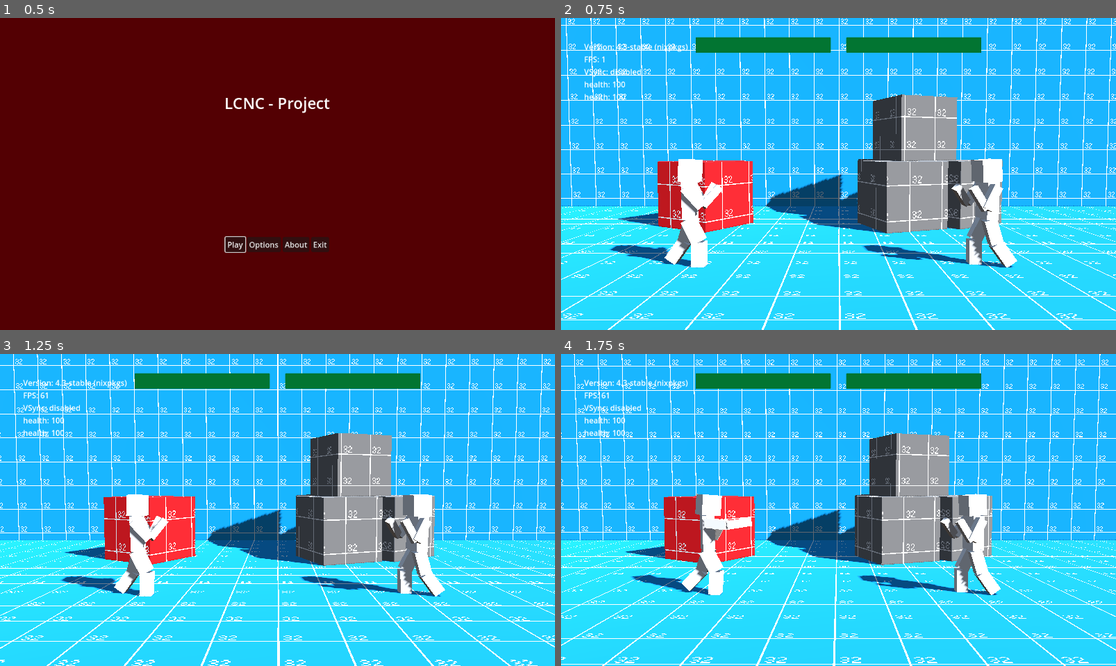
Above: before the commit, frames 1-4 (two rows, left to right).
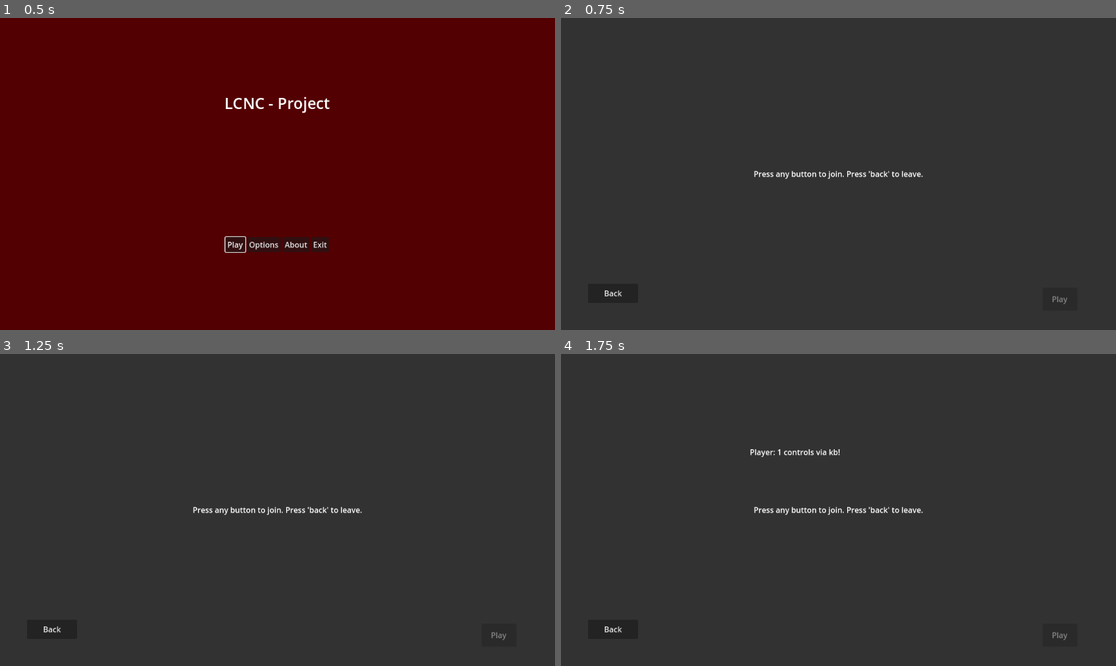
Above: after the commit, the same moments.

Repository: miklaskarjalainen/KioskKnockout
Game: Godot game, scene res://src/scenes/UI.tscn
Two runs of this game, one before a commit and one after it. Both use one fixed random seed, a clock stepped at 60 frames per second and the inputs below.
Inputs (mouse positions are in pixels of both pictures, inside the frame that each line leads up to):
- Up to frame 1 (0.5 s): no input
- Up to frame 2 (0.75 s): click "Play" at 0.5 s
- Up to frame 3 (1.25 s): no input
- Up to frame 4 (1.75 s): tap Enter at 1.25 s; move the mouse to (960, 494) at 1.27 s; hold D (kb_right) from 1.28 s (still down); tap K (kb_normal_action) at 1.35 s; click (960, 494) at 1.42 s; tap Space (kb_jump) at 1.52, 1.55 s

Frame 1 is identical in both runs. In frame 2, 97% of the frame differs, in the area x 0-100%, y 0-100%; in frame 3, 98%; in frame 4, 98%.

Commit message:
Controller selection screen. Allow players to choose their controllers.

Diff:
--- a/src/actors/player.gd
+++ b/src/actors/player.gd
@@ -10,12 +10,12 @@
 @export var PlayerIndex := 0 # 0 is first player, 1 is second player
 @export var Opponent: Player = null
 
-@export var InputLeft := "kb_left"
-@export var InputRight := "kb_right"
-@export var InputDown := "kb_down"
-@export var InputUp := "kb_up"
-@export var InputJump := "kb_jump"
-@export var InputNormal := "kb_normal_action"
+@onready var InputLeft := "%s_left" % Global.players_controller_prefix[PlayerIndex]
+@onready var InputRight := "%s_right" % Global.players_controller_prefix[PlayerIndex]
+@onready var InputDown := "%s_down" % Global.players_controller_prefix[PlayerIndex]
+@onready var InputUp := "%s_up" % Global.players_controller_prefix[PlayerIndex]
+@onready var InputJump := "%s_jump" % Global.players_controller_prefix[PlayerIndex]
+@onready var InputNormal := "%s_normal_action" % Global.players_controller_prefix[PlayerIndex]
 
 func _ready():
 	assert(Opponent, "Opponent not assigned")
--- a/src/scenes/Arena1.tscn
+++ b/src/scenes/Arena1.tscn
@@ -85,12 +85,6 @@
 transform = Transform3D(1, 0, 0, 0, 1, 0, 0, 0, 1, 3, 0.71, 0)
 PlayerIndex = 1
 Opponent = NodePath("../player2")
-InputLeft = "_0joy_left"
-InputRight = "_0joy_right"
-InputDown = "_0joy_down"
-InputUp = "_0joy_up"
-InputJump = "_0joy_jump"
-InputNormal = "_0joy_normal_action"
 
 [node name="player2" parent="." node_paths=PackedStringArray("Opponent") instance=ExtResource("2_y6vyn")]
 transform = Transform3D(1, 0, 0, 0, 1, 0, 0, 0, 1, -3, 0.68664, 0)
--- a/src/scenes/SelectionScreen.gd
+++ b/src/scenes/SelectionScreen.gd
@@ -1,59 +1,69 @@
 extends Control
 
-@onready var player1_inputs: ItemList = $player1_inputs
-@onready var player2_inputs: ItemList = $player2_inputs
+@onready var players_label: Label = $players
 
-const INPUTS_TYPES: Array[String] = [
-	"kb_",
-	"_0joy_",
-	"_1joy_",
-	"_2joy_",
-	"_3joy_",
+const MIN_PLAYER_COUNT: int = 2
+const MAX_PLAYER_COUNT: int = 2
+const INPUT_PREFIXES: Array[String] = [
+	"kb",
+	"_0joy",
+	"_1joy",
+	"_2joy",
+	"_3joy",
 ]
 
-## 0, is the index into the INPUTS_TYPES array.
-## 0: {
-##   "controller_index": 0,
-##   "name": "PS5 Controller"
-## }
-var _connected_joypads: Dictionary = {}
-var _input_choice: Array[int] = []
-
-func _update_lists() -> void:
-	for key in _connected_joypads:
-		player1_inputs.add_item(_connected_joypads[key]["name"])
-		player2_inputs.add_item(_connected_joypads[key]["name"])
-
-func _fetch_controller_types():
-	_connected_joypads[0] = {
-		"controller_index": -1,
-		"name": "Keyboard"
-	}
-
-	for i in Input.get_connected_joypads():
-		# Controllers only supported up to 4 at a time.
-		if i >= 4:
-			break
-
-		_connected_joypads[i+1] = {
-			"controller_index": i,
-			"name": Input.get_joy_name(i)
-		}
+var _players: Array[String] = []
 
 func _ready():
-	_fetch_controller_types()
-	_update_lists()
+	_update_play_button()
 
-func _pl_1_ready_pressed() -> void:
-	if player1_inputs.get_selected_items().is_empty():
+func _physics_process(delta: float) -> void:
+	players_label.text = ""
+
+	var player_index = 1
+	for pl in _players:
+		players_label.text += "Player: %s controls via %s!\n" % [player_index, pl]
+		player_index += 1
+
+func _add_player(device: int):
+	if device >= INPUT_PREFIXES.size():
+		Console.error("Tried to add a control type which is overbounds! (%s)" % device)
+		return
+	if _players.size() >= MAX_PLAYER_COUNT:
 		return
 
-	var selection: int = player1_inputs.get_selected_items()[0]
-	player2_inputs.set_item_disabled(selection, true)
+	if not _players.has(INPUT_PREFIXES[device]):
+		_players.push_back(INPUT_PREFIXES[device])
 
-func _pl_2_ready_pressed() -> void:
-	if player2_inputs.get_selected_items().is_empty():
+	_update_play_button()
+
+func _remove_player(device: int):
+	if device >= INPUT_PREFIXES.size():
+		Console.error("Tried to remove a control type which is overbounds! (%s)" % device)
 		return
 
-	var selection: int = player2_inputs.get_selected_items()[0]
-	player1_inputs.set_item_disabled(selection, true)
+	_players = _players.filter(func(n: String): return n != INPUT_PREFIXES[device])
+	_update_play_button()
+
+func _update_play_button():
+	$play.disabled = _players.size() < MIN_PLAYER_COUNT
+
+func _input(event: InputEvent) -> void:
+	if event is InputEventKey:
+		var ev := event as InputEventKey
+		if ev.physical_keycode == KEY_ESCAPE:
+			_remove_player(0)
+		else:
+			_add_player(0)
+	elif event is InputEventJoypadButton:
+		var ev := event as InputEventJoypadButton
+		var device := ev.device+1
+
+		if ev.button_index == JOY_BUTTON_B:
+			_remove_player(device)
+		else:
+			_add_player(device)
+
+func _on_play_pressed() -> void:
+	Global.players_controller_prefix = _players
+	get_tree().change_scene_to_file("res://src/scenes/Arena1.tscn")
--- a/src/scenes/SelectionScreen.tscn
+++ b/src/scenes/SelectionScreen.tscn
@@ -20,26 +20,6 @@
 color = Color(0.194349, 0.194349, 0.194349, 1)
 metadata/_edit_lock_ = true
 
-[node name="pl1_ready" type="Button" parent="."]
-layout_mode = 1
-anchors_preset = -1
-anchor_left = 0.131944
-anchor_top = 0.530864
-anchor_right = 0.25
-anchor_bottom = 0.592593
-text = "Ready"
-metadata/_edit_use_anchors_ = true
-
-[node name="pl2_ready" type="Button" parent="."]
-layout_mode = 1
-anchors_preset = -1
-anchor_left = 0.729167
-anchor_top = 0.530864
-anchor_right = 0.847222
-anchor_bottom = 0.592593
-text = "Ready"
-metadata/_edit_use_anchors_ = true
-
 [node name="back" type="Button" parent="."]
 layout_mode = 0
 anchor_left = 0.0486111
@@ -49,23 +29,43 @@
 text = "Back"
 metadata/_edit_use_anchors_ = true
 
-[node name="player1_inputs" type="ItemList" parent="."]
+[node name="_info" type="Label" parent="."]
+editor_description = "Replace this with prompts."
+layout_mode = 1
+anchors_preset = 8
+anchor_left = 0.5
+anchor_top = 0.5
+anchor_right = 0.5
+anchor_bottom = 0.5
+offset_left = -128.0
+offset_top = -36.0
+offset_right = 128.0
+offset_bottom = 36.0
+grow_horizontal = 2
+grow_vertical = 2
+text = "Press any button to join. Press 'back' to leave."
+horizontal_alignment = 1
+vertical_alignment = 1
+metadata/_edit_lock_ = true
+
+[node name="players" type="Label" parent="."]
 layout_mode = 1
 anchors_preset = -1
-anchor_left = 0.118056
-anchor_top = 0.246914
-anchor_right = 0.263889
-anchor_bottom = 0.493827
+anchor_left = 0.340278
+anchor_top = 0.296296
+anchor_right = 0.638889
+anchor_bottom = 0.444444
+grow_horizontal = 2
+grow_vertical = 2
 metadata/_edit_use_anchors_ = true
 
-[node name="player2_inputs" type="ItemList" parent="."]
-layout_mode = 1
-anchors_preset = -1
-anchor_left = 0.715278
-anchor_top = 0.246914
-anchor_right = 0.861111
-anchor_bottom = 0.493827
+[node name="play" type="Button" parent="."]
+layout_mode = 0
+anchor_left = 0.868056
+anchor_top = 0.864198
+anchor_right = 0.930556
+anchor_bottom = 0.938272
+text = "Play"
 metadata/_edit_use_anchors_ = true
 
-[connection signal="button_up" from="pl1_ready" to="." method="_pl_1_ready_pressed"]
-[connection signal="button_up" from="pl2_ready" to="." method="_pl_2_ready_pressed"]
+[connection signal="button_up" from="play" to="." method="_on_play_pressed"]
--- a/src/scenes/TitleScreen.gd
+++ b/src/scenes/TitleScreen.gd
@@ -12,7 +12,7 @@
 			button.grab_focus();
 
 func _on_play_button_pressed() -> void:
-	get_tree().change_scene_to_file("res://src/scenes/Arena1.tscn")
+	get_tree().change_scene_to_file("res://src/scenes/SelectionScreen.tscn")
 
 func _on_options_button_pressed() -> void:
 	Global.OptionsOpened.emit()
--- a/src/singletons/Global.gd
+++ b/src/singletons/Global.gd
@@ -6,6 +6,10 @@
 signal MasterVolumeChanged(new_value: float)
 signal MusicVolumeChanged(new_value: float)
 
+var players_controller_prefix: Array[String] = [
+	"kb",
+	"_0joy"
+]
 
 ## Recursively finds node with the given name, from a parent node.
 func find_node_or_null(parent: Node, target: String) -> Node:
